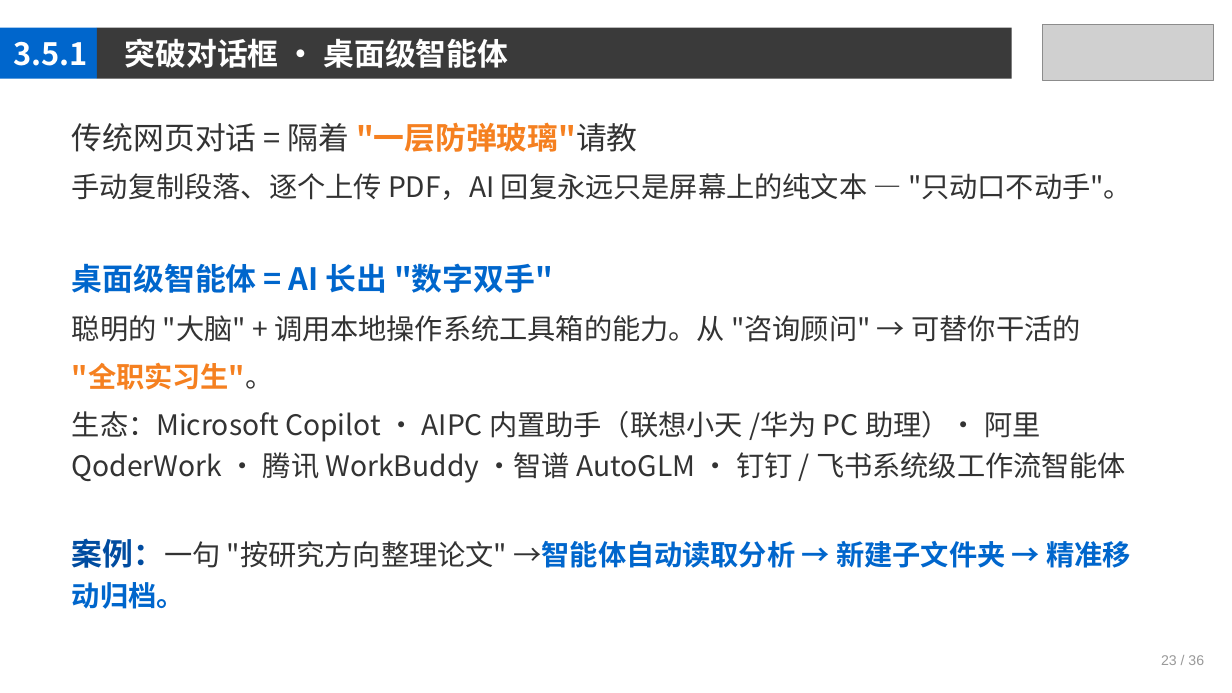
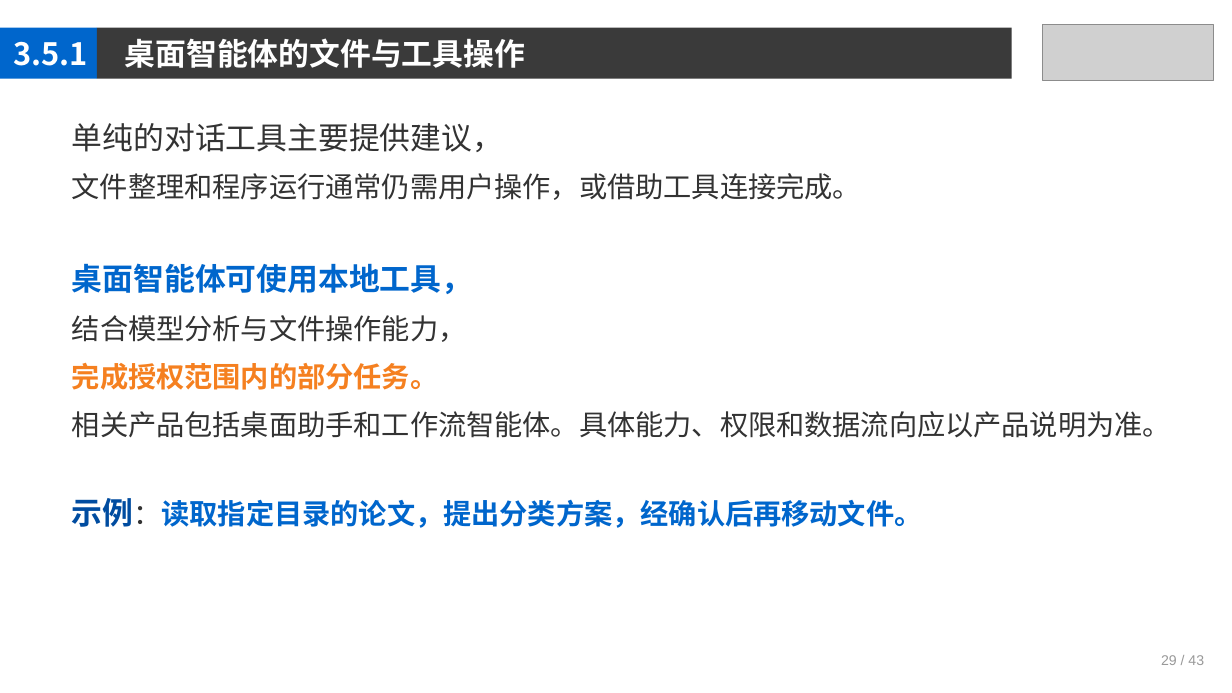
Before and after one commit to jpqiang/AIGC, a slide deck: slide 29 of 课件/第3章.pptx. Drawn at 1232x693 pixels with LibreOffice and Linux fonts; fonts in the diff are those of the drawing; grey boxes stand for pictures. Boxes give left, top, right and bottom in pixels: in the first picture for what was removed or moved away, otherwise in the second. Text is boxed around its words. In the diff, an @@ line names an element or a change of style, - is before the commit and + after.

```diff
--- a/课件/第3章.pptx
+++ b/课件/第3章.pptx
@@ text at <box>125,38,525,68</box>: text changed @@
-突破对话框 · 桌面级智能体
+桌面智能体的文件与工具操作
@@ text at <box>72,123,1171,528</box>: text changed @@
-传统网页对话 = 隔着 "一层防弹玻璃"请教
-手动复制段落、逐个上传 PDF，AI 回复永远只是屏幕上的纯文本 — "只动口不动手"。
-桌面级智能体 = AI 长出 "数字双手"
-聪明的 "大脑" + 调用本地操作系统工具箱的能力。从 "咨询顾问" → 可替你干活的
-"全职实习生"。
-生态：Microsoft Copilot · AIPC 内置助手（联想小天 /华为 PC 助理）· 阿里 QoderWork · 腾讯 WorkBuddy ·智谱 AutoGLM · 钉钉 / 飞书系统级工作流智能体
-案例：一句 "按研究方向整理论文" →智能体自动读取分析 → 新建子文件夹 → 精准移动归档。
+单纯的对话工具主要提供建议，
+文件整理和程序运行通常仍需用户操作，或借助工具连接完成。
+桌面智能体可使用本地工具，
+结合模型分析与文件操作能力，
+完成授权范围内的部分任务。
+相关产品包括桌面助手和工作流智能体。具体能力、权限和数据流向应以产品说明为准。
+示例：读取指定目录的论文，提出分类方案，经确认后再移动文件。
@@ text at <box>1161,655,1204,665</box>: text changed @@
-23 / 36
+29 / 43
```
Also in this commit, not shown: 40 other slides changed, 1 other file.
